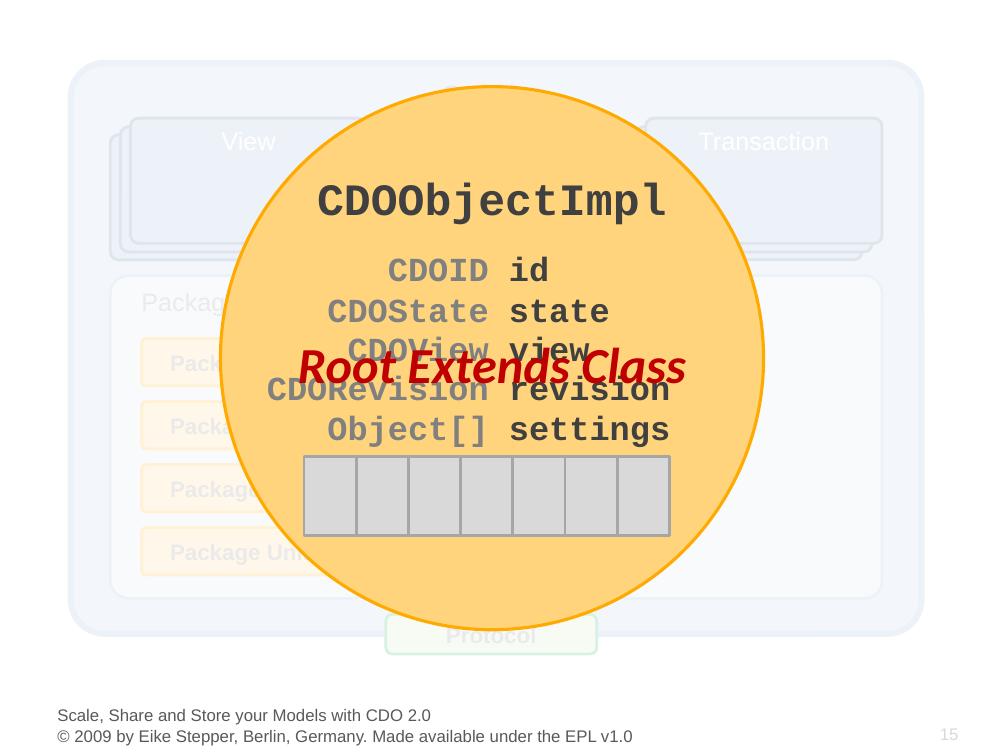
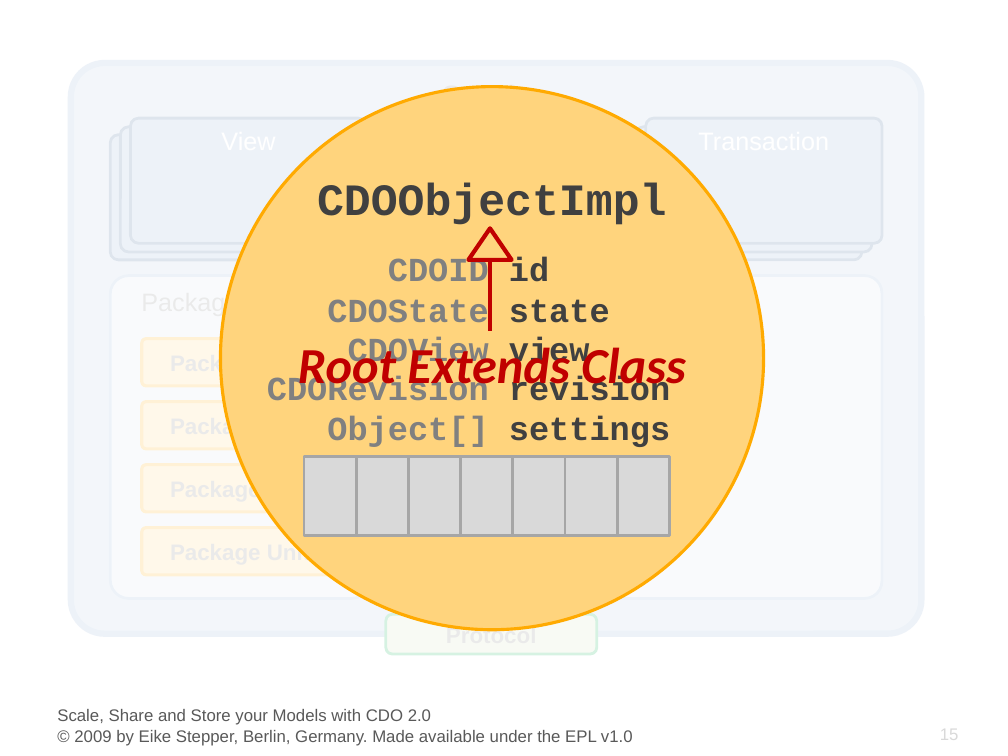
Before and after one commit to eclipse-cdo/cdo.www, a slide deck: slide 15 of documentation/presentations/EclipseCon_2009/CDO_EclipseCon_2009.pptx. Drawn at 1008x756 pixels with LibreOffice and Linux fonts; fonts in the diff are those of the drawing; background and template pictures are left out. Boxes give left, top, right and bottom in pixels: in the first picture for what was removed or moved away, otherwise in the second. Text is boxed around its words. In the diff, an @@ line names an element or a change of style, - is before the commit and + after.

```diff
--- a/documentation/presentations/EclipseCon_2009/CDO_EclipseCon_2009.pptx
+++ b/documentation/presentations/EclipseCon_2009/CDO_EclipseCon_2009.pptx
@@ triangle added at box(469, 229, 512, 260), outline #C00000 3 pt @@
@@ line added from (490, 260) to (490, 331), #C00000 3 pt @@
```
Also in this commit, not shown: 2 other slides changed, 1 slide added, 1 slide removed.
